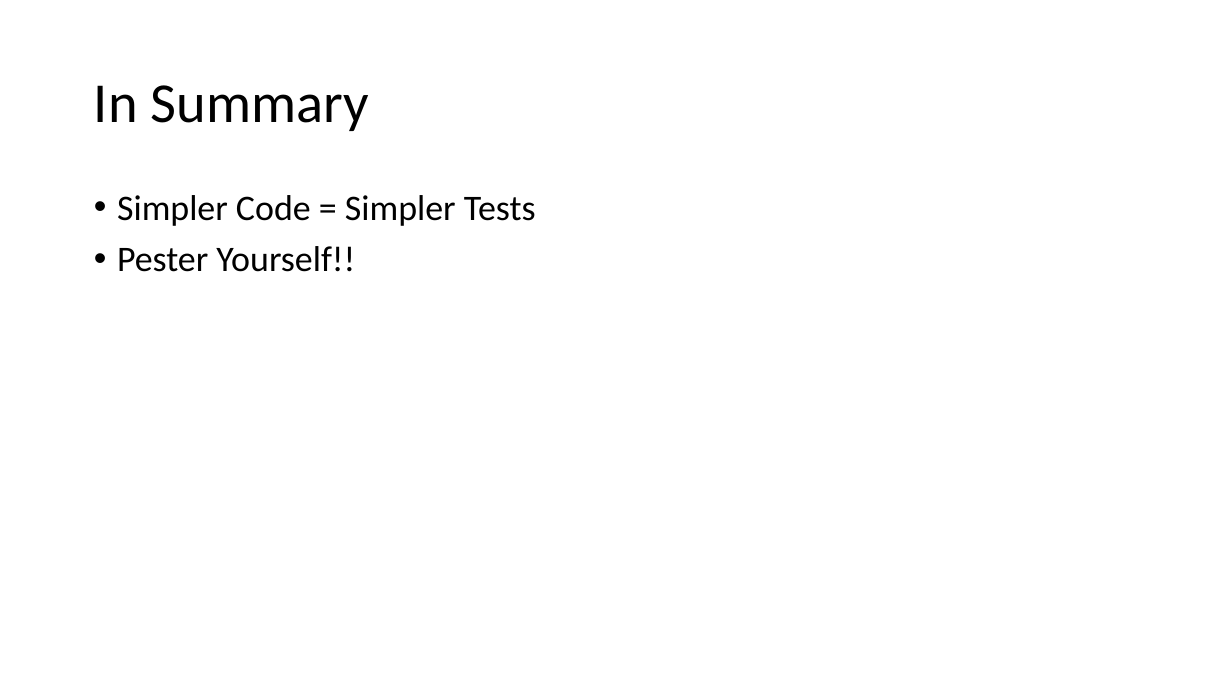
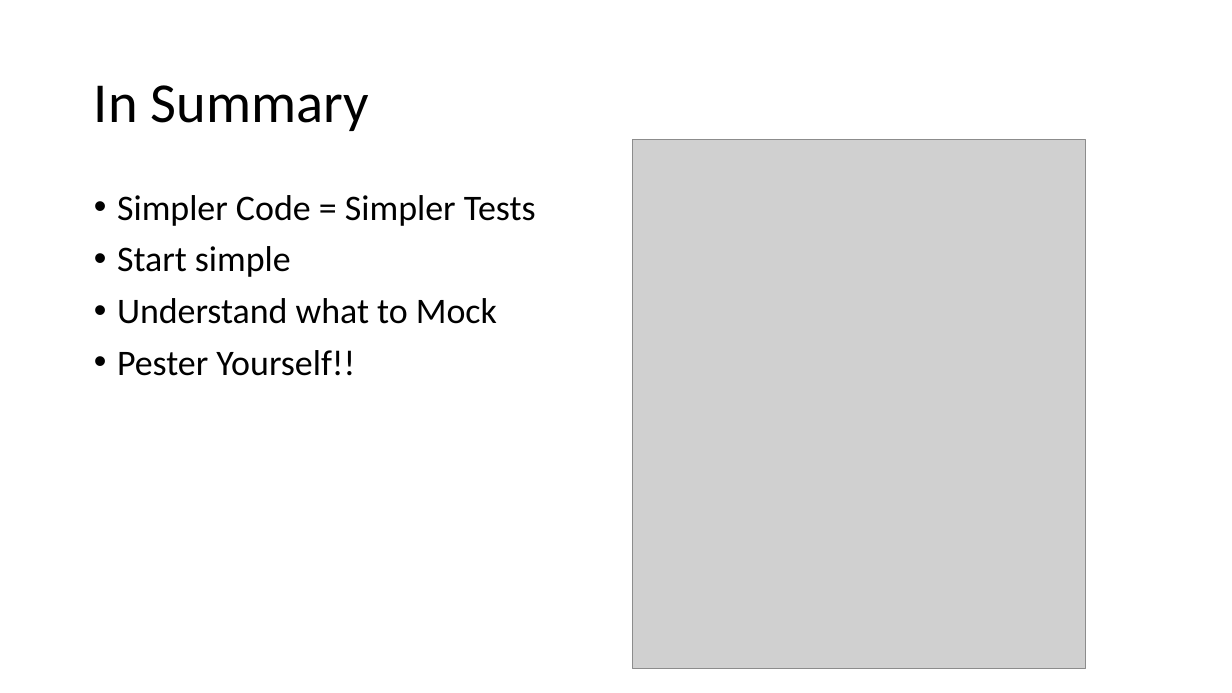
Before and after one commit to rockarruda/PesterSummitSession, a slide deck: slide 7 of Presentation/Summit-Pester.pptx. Drawn at 1232x693 pixels with LibreOffice and Linux fonts; fonts in the diff are those of the drawing; grey boxes stand for pictures; background and template pictures are left out. Boxes give left, top, right and bottom in pixels: in the first picture for what was removed or moved away, otherwise in the second. Text is boxed around its words. In the diff, an @@ line names an element or a change of style, - is before the commit and + after.

```diff
--- a/Presentation/Summit-Pester.pptx
+++ b/Presentation/Summit-Pester.pptx
@@ picture added at [633,140,1086,669] @@
@@ text at [117,246,497,324]: paragraphs added @@
+• Start simple
+• Understand what to Mock
```
Also in this commit, not shown: 2 other slides changed, 2 other files.
